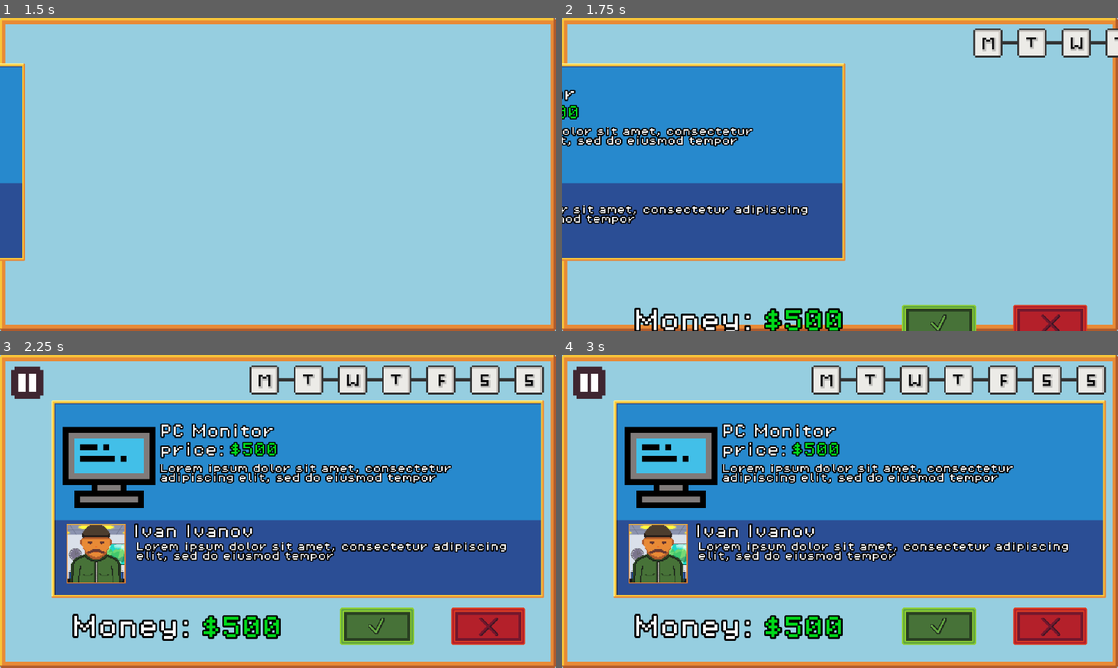
Above: before the commit, frames 1-4 (two rows, left to right).
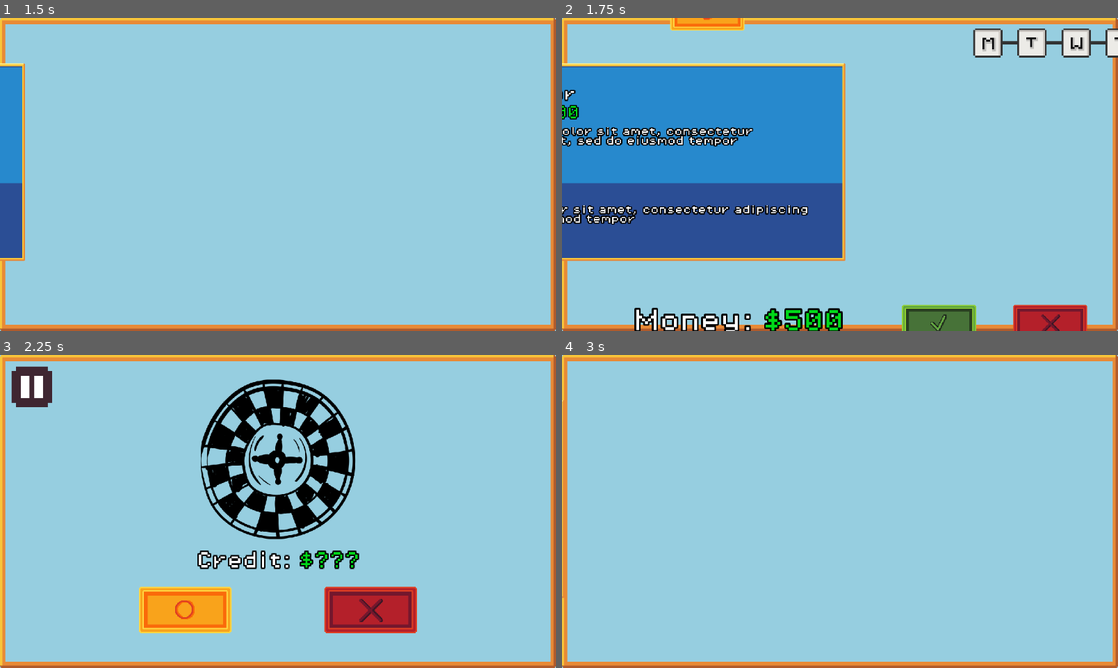
Above: after the commit, the same moments.

Repository: MartinR260/HackTUES11KVK
Game: Godot game, scene res://MainMenu.tscn
Same seed, same stepped clock (60 frames per second), same inputs: the game is played once before the commit and once after it. Sound files missing from this copy of the repository are replaced by a short silence.
Inputs (mouse positions are in pixels of both pictures, inside the frame that each line leads up to):
- Up to frame 1 (1.5 s): click "Start Game" at 0.5 s
- Up to frame 2 (1.75 s): tap Space at 1.52 s
- Up to frame 3 (2.25 s): click (144, 376) at 2.02 s
- Up to frame 4 (3 s): click (940, 627) at 2.77 s

Frame 1 is identical in both runs. In frame 2, 0.5% of the frame differs, in the area x 19-33%, y 0-4%; in frame 3, 67%, in the area x 0-98%, y 0-100%; in frame 4, 66%.
Error in both runs: Invalid access to property or key 'money' on a base object of type 'Nil'. (res://MainLoop.gd:75)

Commit message:
Added Credit Button

Diff:
--- a/hacktues11/PickTradeMenu.gd
+++ b/hacktues11/PickTradeMenu.gd
@@ -178,3 +178,7 @@
 
 	if item_:
 		item_icon.texture = load("res://assets/items/" + item_["type"] + ".png")
+
+
+func _on_texture_button_button_up() -> void:
+	get_tree().change_scene_to_file("res://CreditMenu.tscn")
--- a/hacktues11/picktrademenu.tscn
+++ b/hacktues11/picktrademenu.tscn
@@ -19,6 +19,7 @@
 [ext_resource type="Texture2D" uid="uid://ch040h5d1rgav" path="res://assets/w.png" id="16_xeod5"]
 [ext_resource type="Texture2D" uid="uid://6lxnqlaapgme" path="res://assets/f.png" id="17_4w0rk"]
 [ext_resource type="Texture2D" uid="uid://c1r2r3uyxtyen" path="res://assets/s.png" id="18_2mqhj"]
+[ext_resource type="Texture2D" uid="uid://443xejgjjxlf" path="res://assets/yellow_button.png" id="20_pt7to"]
 
 [sub_resource type="Animation" id="Animation_2aaya"]
 length = 0.001
@@ -236,6 +237,18 @@
 
 [sub_resource type="Animation" id="Animation_tf2gi"]
 length = 0.001
+tracks/0/type = "value"
+tracks/0/imported = false
+tracks/0/enabled = true
+tracks/0/path = NodePath("TextureButton:position")
+tracks/0/interp = 1
+tracks/0/loop_wrap = true
+tracks/0/keys = {
+"times": PackedFloat32Array(0),
+"transitions": PackedFloat32Array(1),
+"update": 0,
+"values": [Vector2(-264, -376)]
+}
 
 [sub_resource type="Animation" id="Animation_bcuo2"]
 resource_name = "move"
@@ -324,6 +337,18 @@
 "update": 0,
 "values": [Vector2(-104, 184), Vector2(-104, 300)]
 }
+tracks/7/type = "value"
+tracks/7/imported = false
+tracks/7/enabled = true
+tracks/7/path = NodePath("TextureButton:position")
+tracks/7/interp = 1
+tracks/7/loop_wrap = true
+tracks/7/keys = {
+"times": PackedFloat32Array(0, 0.35),
+"transitions": PackedFloat32Array(1, 1),
+"update": 0,
+"values": [Vector2(-264, -256), Vector2(-264, -376)]
+}
 
 [sub_resource type="AnimationLibrary" id="AnimationLibrary_tf2gi"]
 _data = {
@@ -333,6 +358,18 @@
 
 [sub_resource type="Animation" id="Animation_pt7to"]
 length = 0.001
+tracks/0/type = "value"
+tracks/0/imported = false
+tracks/0/enabled = true
+tracks/0/path = NodePath("TextureButton:position")
+tracks/0/interp = 1
+tracks/0/loop_wrap = true
+tracks/0/keys = {
+"times": PackedFloat32Array(0),
+"transitions": PackedFloat32Array(1),
+"update": 0,
+"values": [Vector2(-264, -376)]
+}
 
 [sub_resource type="Animation" id="Animation_v27uu"]
 resource_name = "load"
@@ -421,6 +458,18 @@
 "update": 0,
 "values": [Vector2(-104, 300), Vector2(-104, 184)]
 }
+tracks/7/type = "value"
+tracks/7/imported = false
+tracks/7/enabled = true
+tracks/7/path = NodePath("TextureButton:position")
+tracks/7/interp = 2
+tracks/7/loop_wrap = true
+tracks/7/keys = {
+"times": PackedFloat32Array(0, 0.75),
+"transitions": PackedFloat32Array(1, 1),
+"update": 0,
+"values": [Vector2(-264, -376), Vector2(-264, -256)]
+}
 
 [sub_resource type="AnimationLibrary" id="AnimationLibrary_8fcr4"]
 _data = {
@@ -454,9 +503,9 @@
 color = Color(0.588235, 0.807843, 0.878431, 1)
 
 [node name="TradeInfo" type="NinePatchRect" parent="."]
-offset_left = -1362.0
+offset_left = -362.0
 offset_top = -190.0
-offset_right = -512.0
+offset_right = 488.0
 offset_bottom = 151.0
 texture = ExtResource("2_w86nt")
 patch_margin_left = 8
@@ -587,18 +636,18 @@
 
 [node name="AcceptTrade" type="TextureButton" parent="."]
 offset_left = 136.0
-offset_top = 300.0
+offset_top = 168.0
 offset_right = 264.0
-offset_bottom = 364.0
+offset_bottom = 232.0
 texture_normal = ExtResource("1_g6ba8")
 texture_pressed = ExtResource("3_whtp2")
 stretch_mode = 0
 
 [node name="RejectTrade" type="TextureButton" parent="."]
 offset_left = 328.0
-offset_top = 300.0
+offset_top = 168.0
 offset_right = 456.0
-offset_bottom = 364.0
+offset_bottom = 232.0
 texture_normal = ExtResource("2_gppls")
 texture_pressed = ExtResource("5_wiyrn")
 stretch_mode = 0
@@ -607,9 +656,9 @@
 anchors_preset = 0
 anchor_right = 0.0
 anchor_bottom = 0.0
-offset_left = -224.0
+offset_left = -56.0
 offset_top = -40.0
-offset_right = -224.0
+offset_right = -56.0
 offset_bottom = -40.0
 grow_horizontal = 1
 grow_vertical = 1
@@ -617,9 +666,9 @@
 size_flags_vertical = 0
 
 [node name="7DayTracker" type="TextureRect" parent="."]
-offset_left = 600.0
+offset_left = -20.0
 offset_top = -250.0
-offset_right = 1108.0
+offset_right = 488.0
 offset_bottom = -158.0
 texture = ExtResource("12_jhr2b")
 stretch_mode = 4
@@ -683,9 +732,9 @@
 
 [node name="moneyLabel" type="Label" parent="."]
 offset_left = -328.0
-offset_top = 300.0
+offset_top = 182.0
 offset_right = -118.0
-offset_bottom = 340.0
+offset_bottom = 222.0
 theme_override_constants/outline_size = 12
 theme_override_fonts/font = ExtResource("3_g6ba8")
 theme_override_font_sizes/font_size = 40
@@ -693,9 +742,9 @@
 
 [node name="moneyAmount" type="Label" parent="."]
 offset_left = -104.0
-offset_top = 300.0
+offset_top = 184.0
 offset_right = 36.0
-offset_bottom = 340.0
+offset_bottom = 224.0
 theme_override_colors/font_color = Color(0, 0.85, 0.0991668, 1)
 theme_override_constants/outline_size = 12
 theme_override_fonts/font = ExtResource("3_g6ba8")
@@ -712,5 +761,13 @@
 &"": SubResource("AnimationLibrary_8fcr4")
 }
 
+[node name="TextureButton" type="TextureButton" parent="."]
+offset_left = -264.0
+offset_top = -376.0
+offset_right = -136.0
+offset_bottom = -312.0
+texture_normal = ExtResource("20_pt7to")
+
 [connection signal="button_up" from="AcceptTrade" to="." method="_on_accept_trade_button_up"]
 [connection signal="button_up" from="RejectTrade" to="." method="_on_reject_trade_button_up"]
+[connection signal="button_up" from="TextureButton" to="." method="_on_texture_button_button_up"]
Not shown: 1 places in hacktues11/picktrademenu.tscn that only renumber resources
